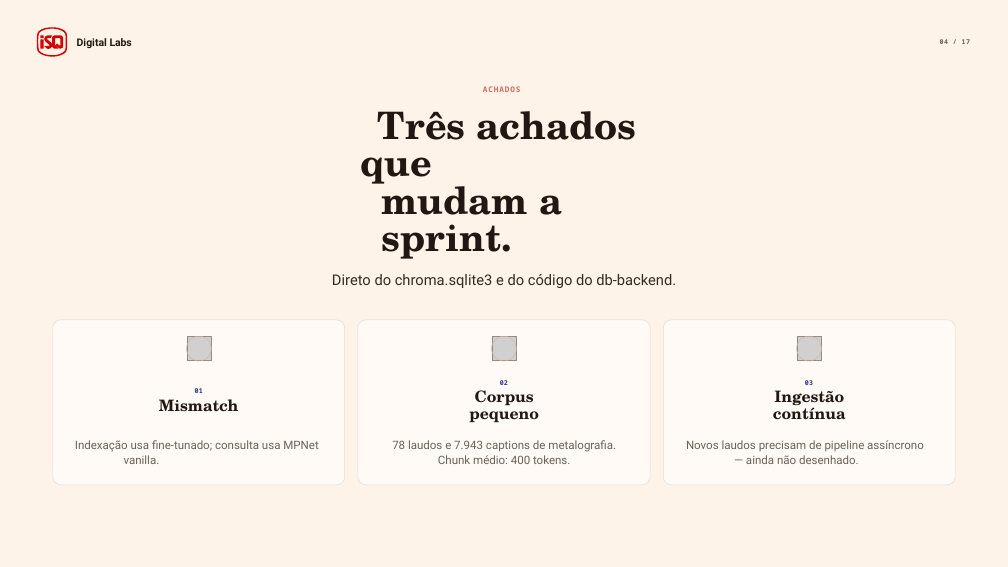
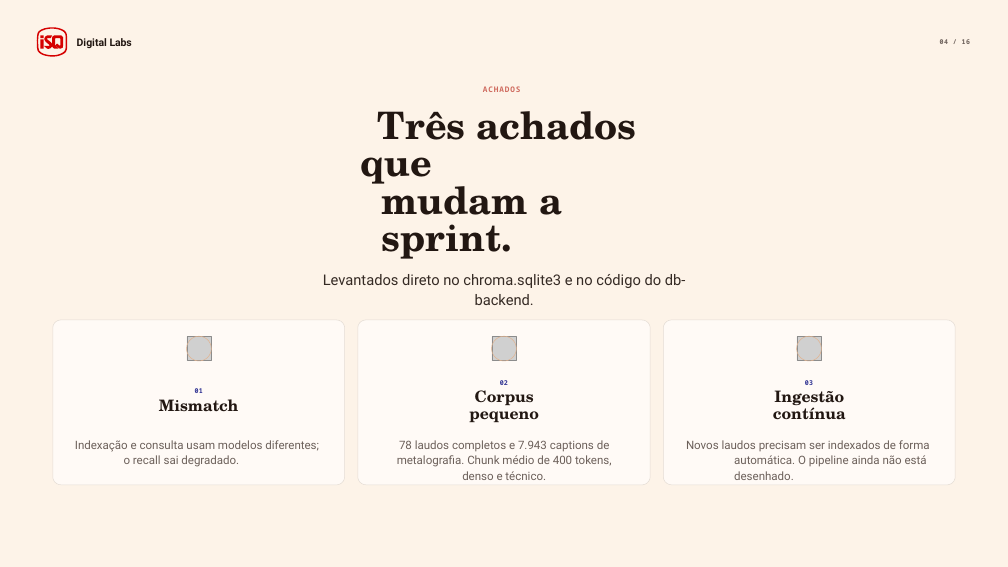
Before and after one commit to dropeko/rag-personal, a slide deck: slide 4 of references/Apresentacao_RAG_2026-06-01.pptx. Drawn at 1008x567 pixels with LibreOffice and Linux fonts; fonts in the diff are those of the drawing; grey boxes stand for pictures. Boxes give left, top, right and bottom in pixels: in the first picture for what was removed or moved away, otherwise in the second. Text is boxed around its words. In the diff, an @@ line names an element or a change of style, - is before the commit and + after.

```diff
--- a/references/Apresentacao_RAG_2026-06-01.pptx
+++ b/references/Apresentacao_RAG_2026-06-01.pptx
@@ text at box(323, 274, 686, 288): text changed @@
-Direto do chroma.sqlite3 e do código do db-backend.
+Levantados direto no chroma.sqlite3 e no código do db-backend.
@@ text at box(75, 440, 319, 467): text changed @@
-Indexação usa fine-tunado; consulta usa MPNet vanilla.
+Indexação e consulta usam modelos diferentes; o recall sai degradado.
@@ text at box(397, 440, 612, 480): text changed @@
-78 laudos e 7.943 captions de metalografia. Chunk médio: 400 tokens.
+78 laudos completos e 7.943 captions de metalografia. Chunk médio de 400 tokens, denso e técnico.
@@ text at box(686, 440, 930, 467): text changed @@
-Novos laudos precisam de pipeline assíncrono — ainda não desenhado.
+Novos laudos precisam ser indexados de forma automática. O pipeline ainda não está desenhado.
```
Also in this commit, not shown: 15 other slides changed, 1 slide removed, 1 other file.
